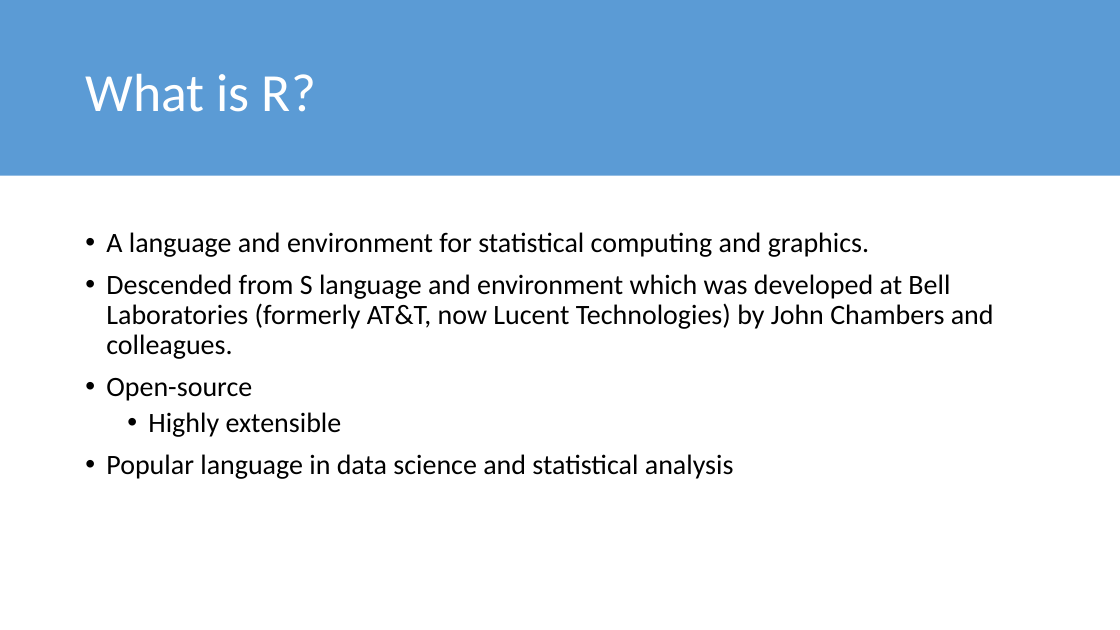
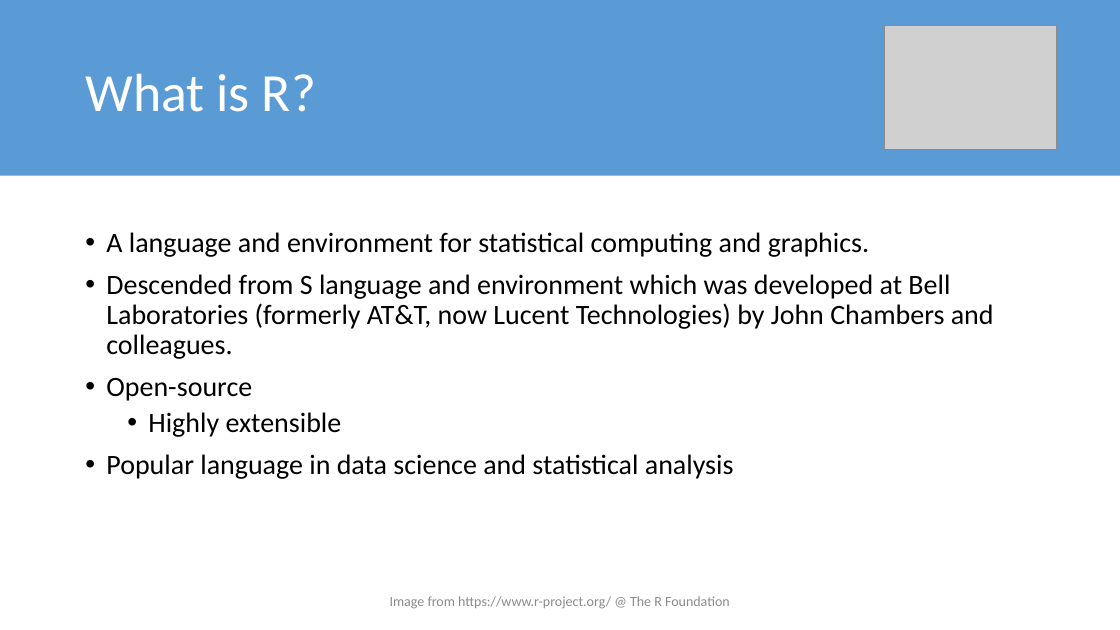
Before and after one commit to pburnsdata/RWorkshop, a slide deck: slide 5 of Leveraging Data in Clinical Research_R Workshop & Clinical Trial Visualizations_.pptx. Drawn at 1120x630 pixels with LibreOffice and Linux fonts; fonts in the diff are those of the drawing; grey boxes stand for pictures. Boxes give left, top, right and bottom in pixels: in the first picture for what was removed or moved away, otherwise in the second. Text is boxed around its words. In the diff, an @@ line names an element or a change of style, - is before the commit and + after.

```diff
--- a/Leveraging Data in Clinical Research_R Workshop & Clinical Trial Visualizations_.pptx
+++ b/Leveraging Data in Clinical Research_R Workshop & Clinical Trial Visualizations_.pptx
@@ picture added at [885,26,1056,150] @@
@@ text added at [390,596,730,609], 12 pt, text #8C8C8C @@
+Image from https://www.r-project.org/ @ The R Foundation
```
Also in this commit, not shown: 2 other slides changed, 2 other files.
